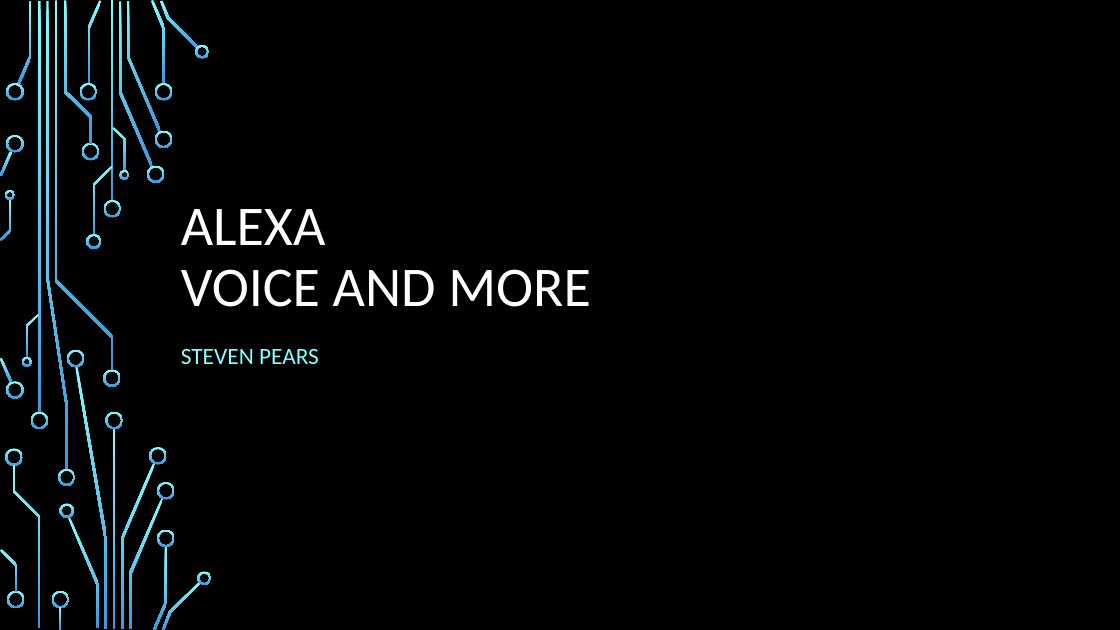
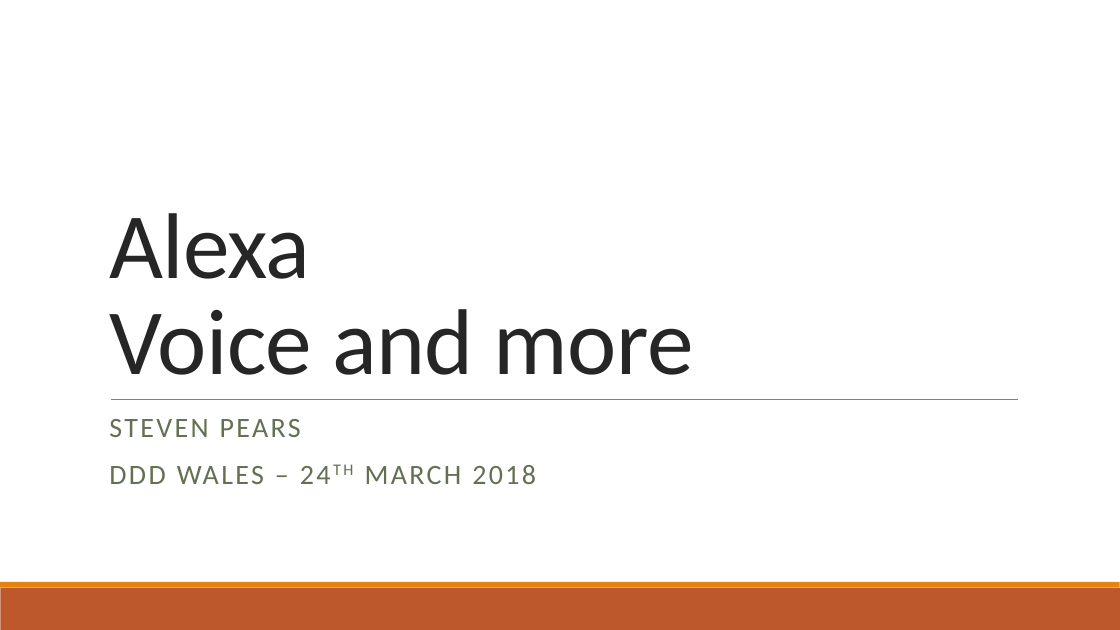
Before and after one commit to stoiveyp/DDDWales2018, a slide deck: slide 1 of Presentation/VoiceAndMore.pptx. Drawn at 1120x630 pixels with LibreOffice and Linux fonts; fonts in the diff are those of the drawing; background and template pictures are left out. Boxes give left, top, right and bottom in pixels: in the first picture for what was removed or moved away, otherwise in the second. Text is boxed around its words. In the diff, an @@ line names an element or a change of style, - is before the commit and + after.

Commit message:
Update Presentation

```diff
--- a/Presentation/VoiceAndMore.pptx
+++ b/Presentation/VoiceAndMore.pptx
@@ background picture (left out) to #FFFFFF @@
@@ title at box(109, 213, 694, 375): text changed; size 48 to 80 pt; text colour #FFFFFF to #262626 @@
-ALEXA
-VOICE AND MORE
+Alexa
+Voice and more
@@ subtitle "STEVEN PEARS": place and size @@
-subtitle "STEVEN PEARS" at box(181, 349, 319, 364)
+subtitle "STEVEN PEARS" at box(109, 419, 536, 484)
@@ subtitle at box(109, 419, 301, 437): size 20 to 24 pt, text colour #82FFFF to #637052, letter spacing 0 to 2 pt in "STEVEN PEARS"; line spacing 1.2 to 0.9; more space between paragraphs @@
@@ line added from (111, 399) to (1018, 399), #808080 0.5 pt @@
@@ group removed at box(0, 0, 212, 630): 50 freeform shapes, 4 rectangles @@
@@ subtitle at box(109, 465, 536, 484): paragraph added @@
+DDD WALES – 24TH MARCH 2018
@@ rectangle added at box(0, 588, 1120, 630), fill #BD582C @@
@@ rectangle added at box(0, 582, 1120, 588), fill #E48312 @@
```
Also in this commit, not shown: 8 other slides changed, 4 slides added, 3 slides removed.
